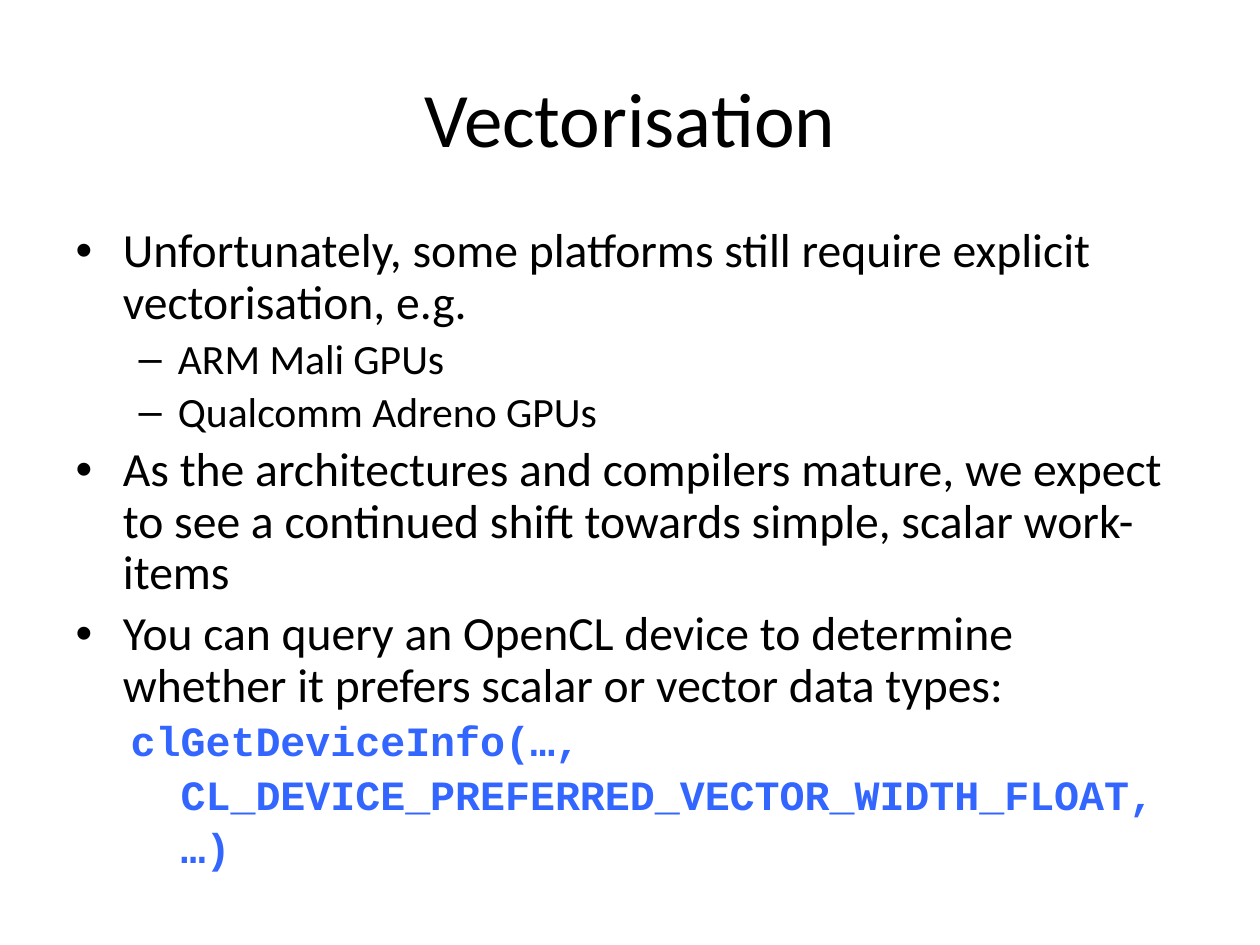
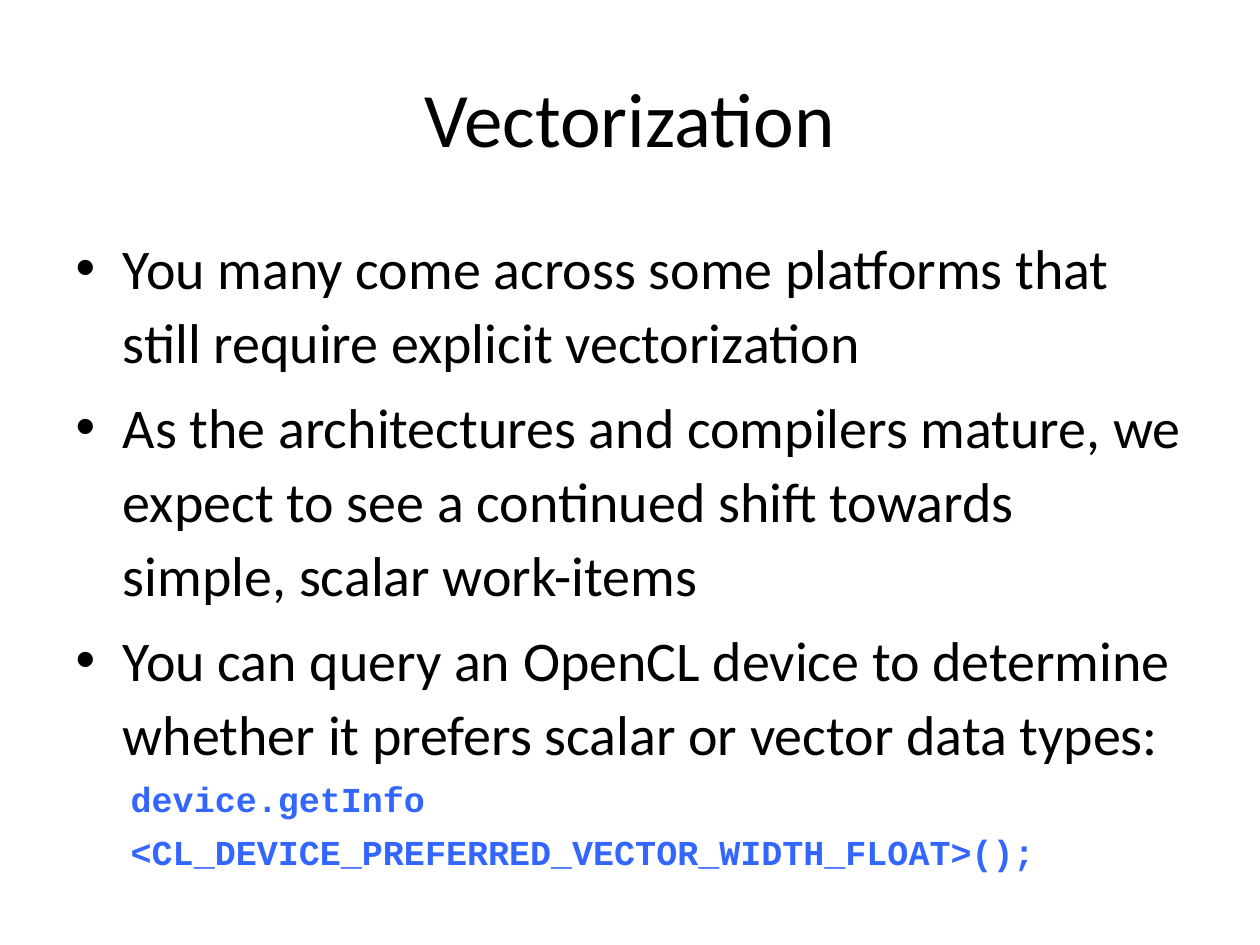
Before and after one commit to UoB-HPC/opencl-training-code, a slide deck: slide 68 of slides/advanced_part3.pptx (slide 67 before the commit). Drawn at 1260x945 pixels with LibreOffice and Linux fonts; fonts in the diff are those of the drawing. Boxes give left, top, right and bottom in pixels: in the first picture for what was removed or moved away, otherwise in the second. Text is boxed around its words. In the diff, an @@ line names an element or a change of style, - is before the commit and + after.

```diff
--- a/slides/advanced_part3.pptx
+++ b/slides/advanced_part3.pptx
@@ title at (425,93,835,148): text changed @@
-Vectorisation
+Vectorization
@@ text at (123,250,1108,372): text changed; size 27.2 to 32 pt @@
-• Unfortunately, some platforms still require explicit vectorisation, e.g.
-  – ARM Mali GPUs
-  – Qualcomm Adreno GPUs
+• You many come across some platforms that still require explicit vectorization
@@ text at (123,409,1180,764): size 27.2 to 32 pt in "As the architectures and compilers mature, we ...", "You can query an OpenCL device to ..."; line spacing 0.9 to 1.1 @@
@@ text at (131,788,1035,873): text changed; size 23.8 to 20 pt @@
-  clGetDeviceInfo(…,
-  CL_DEVICE_PREFERRED_VECTOR_WIDTH_FLOAT,
-  …)
+  device.getInfo
+  <CL_DEVICE_PREFERRED_VECTOR_WIDTH_FLOAT>();
```
Also in this commit, not shown: 46 other slides changed, 2 slides added, 1 slide removed, 1 other file.
